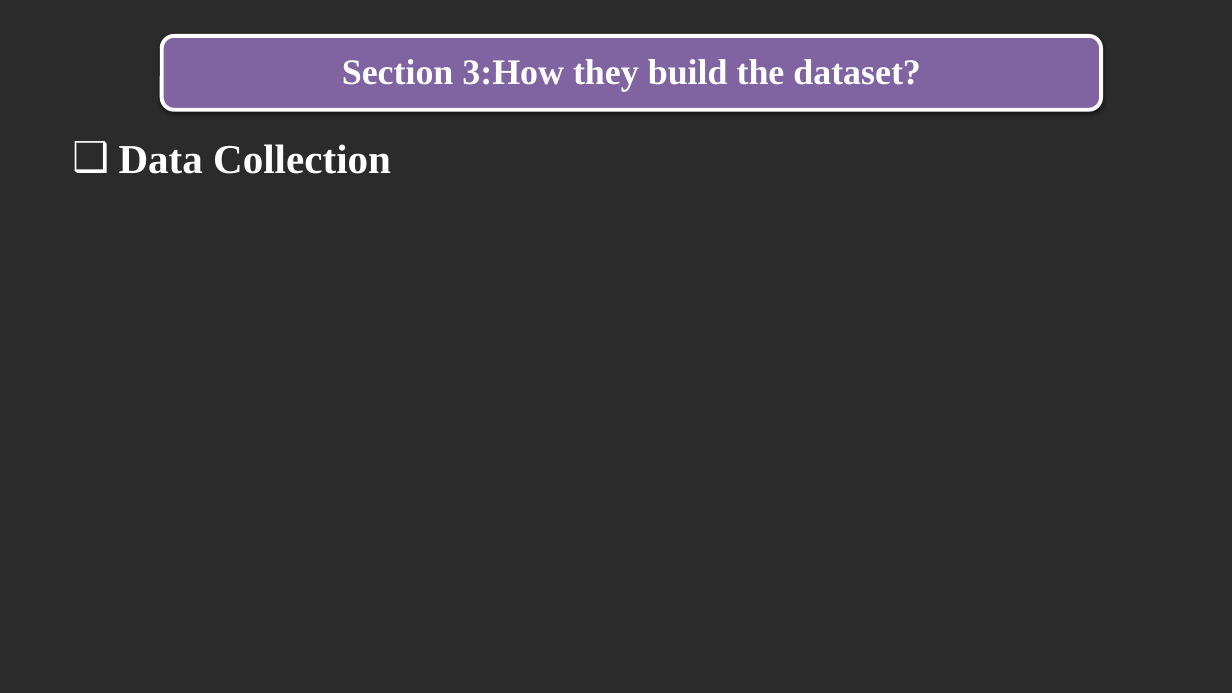
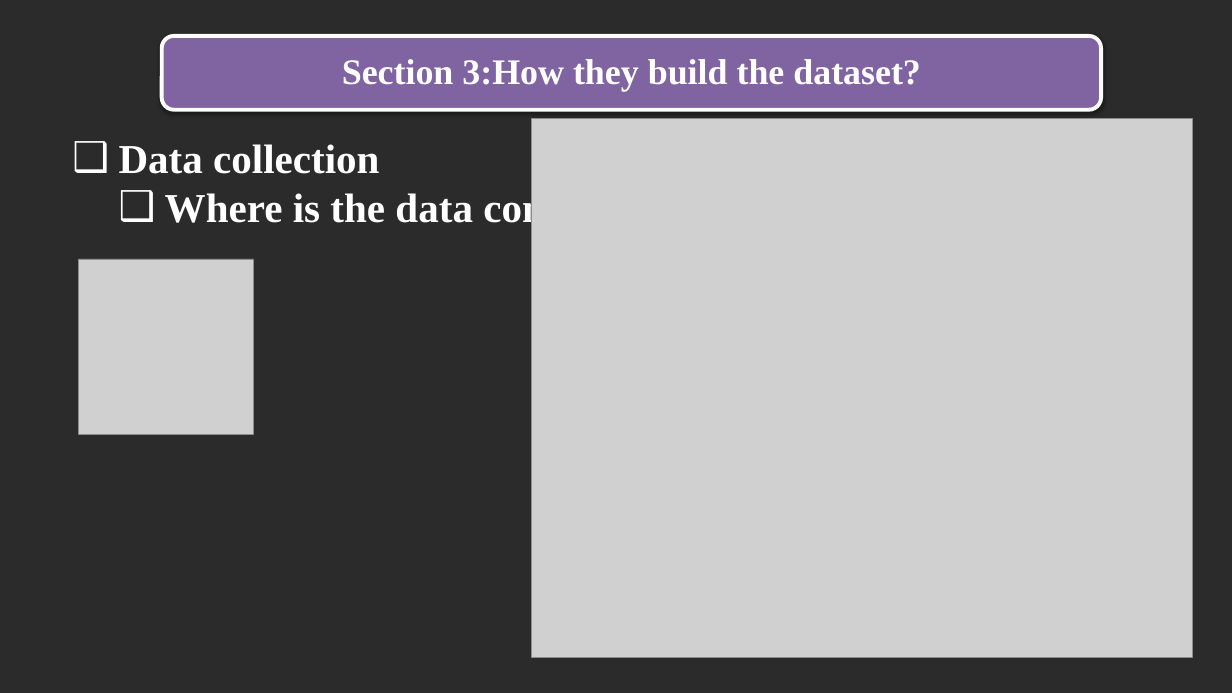
Before and after one commit to trandinhlam/document, a slide deck: slide 11 of AI_NangCao/slide/slide.pptx (slide 10 before the commit). Drawn at 1232x693 pixels with LibreOffice and Linux fonts; fonts in the diff are those of the drawing; grey boxes stand for pictures; background and template pictures are left out; a plain dark background stands for a picture behind light text. Boxes give left, top, right and bottom in pixels: in the first picture for what was removed or moved away, otherwise in the second. Text is boxed around its words. In the diff, an @@ line names an element or a change of style, - is before the commit and + after.

```diff
--- a/AI_NangCao/slide/slide.pptx
+++ b/AI_NangCao/slide/slide.pptx
@@ picture added at [531,118,1192,657] @@
@@ text at [119,144,574,230]: text changed @@
-❑ Data Collection
+❑ Data collection
+  ❑ Where is the data come from?
@@ picture added at [79,259,253,433] @@
```
Also in this commit, not shown: 2 other slides changed, 9 slides added, 10 other files.
